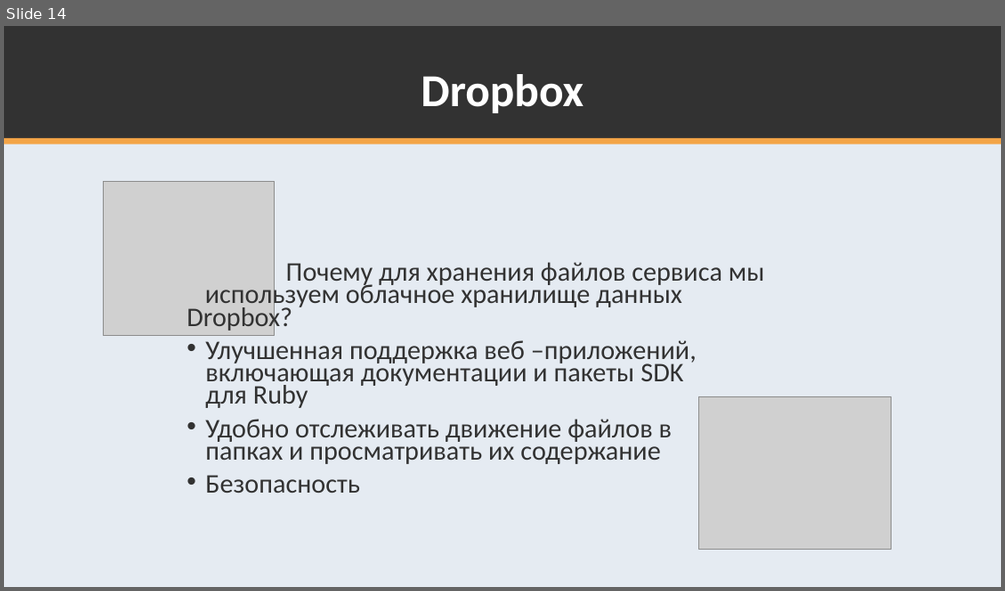
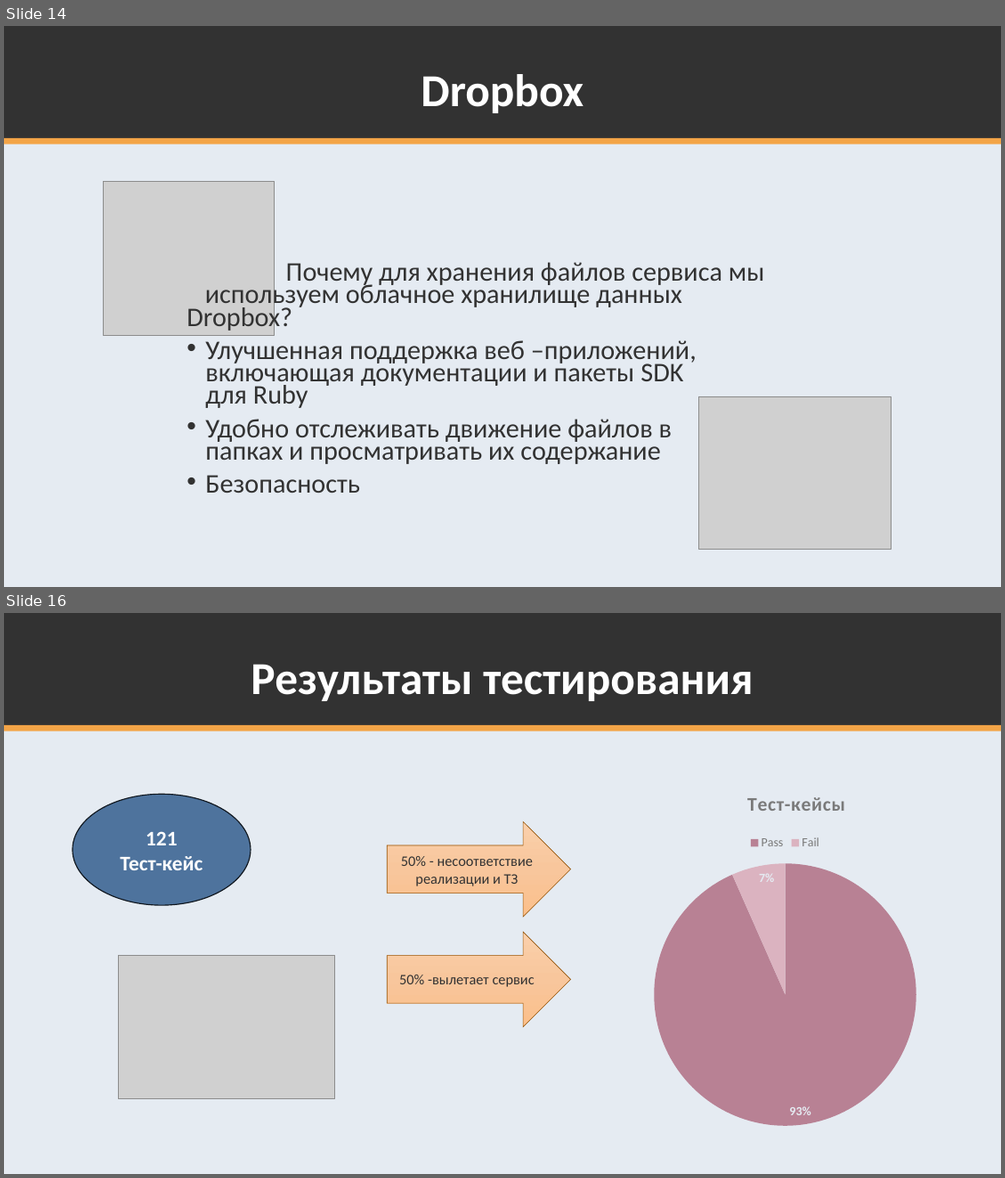
Before and after one commit to K224/TPKS, a slide deck: k224-docs/Servis_po_organizatsii_i_poisku_meropriaty_Par.pptx. Shown one above the other, each under a label of ours: slide 14 before the commit, slides 14 and 16 after it; the slides between them are not shown. The pictures are 1005x591 and 1005x1178 pixels, drawn with LibreOffice and Linux fonts; fonts in the diff are those of the drawing; grey boxes stand for pictures. Boxes give left, top, right and bottom in pixels: in the first picture for what was removed or moved away, otherwise in the second. Text is boxed around its words. In the diff, an @@ line names an element or a change of style, - is before the commit and + after.

```diff
--- a/k224-docs/Servis_po_organizatsii_i_poisku_meropriaty_Par.pptx
+++ b/k224-docs/Servis_po_organizatsii_i_poisku_meropriaty_Par.pptx
@@ slide 16 added at box(4, 613, 1001, 1174), background #E5EBF2; not listed: 3 template elements that a slide beside it also shows @@
@@ title added at box(251, 664, 752, 701), 44 pt, text #FFFFFF, bold @@
+Результаты тестирования
@@ ellipse added at box(73, 794, 251, 906), fill #4F739D, outline #10171F 1 pt, 20 pt, text #FFFFFF, bold @@
+121
+Тест-кейс
@@ pie chart added at box(599, 779, 971, 1135) @@
+title "Тест-кейсы "
+categories: Pass, Fail
+Series 1: 93, 7
@@ right arrow added at box(387, 821, 571, 916), fill gradient #FBD0AC to #F9C79D to #FCBF8A, outline #93540A 0.5 pt, 14 pt, text #323232 @@
+50% - несоответствие реализации и ТЗ
@@ right arrow added at box(387, 932, 571, 1027), fill gradient #FBD0AC to #F9C79D to #FCBF8A, outline #93540A 0.5 pt, 14 pt, text #323232 @@
+50% -вылетает сервис
@@ picture added at box(119, 955, 335, 1098) @@
```
Also in this commit, not shown: 1 slide changed, 2 other slides added, 1 slide removed, 1 other file.
